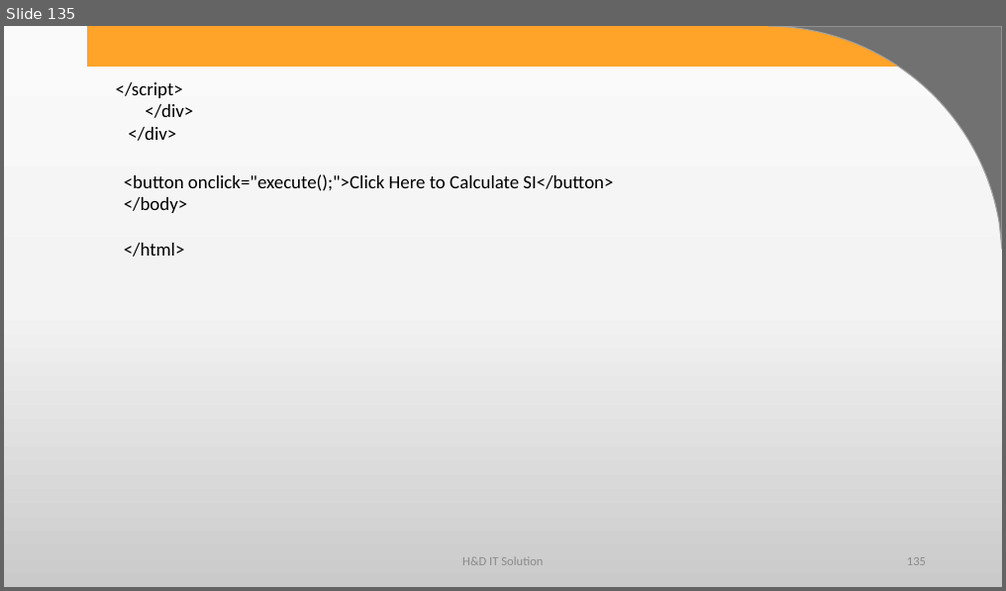
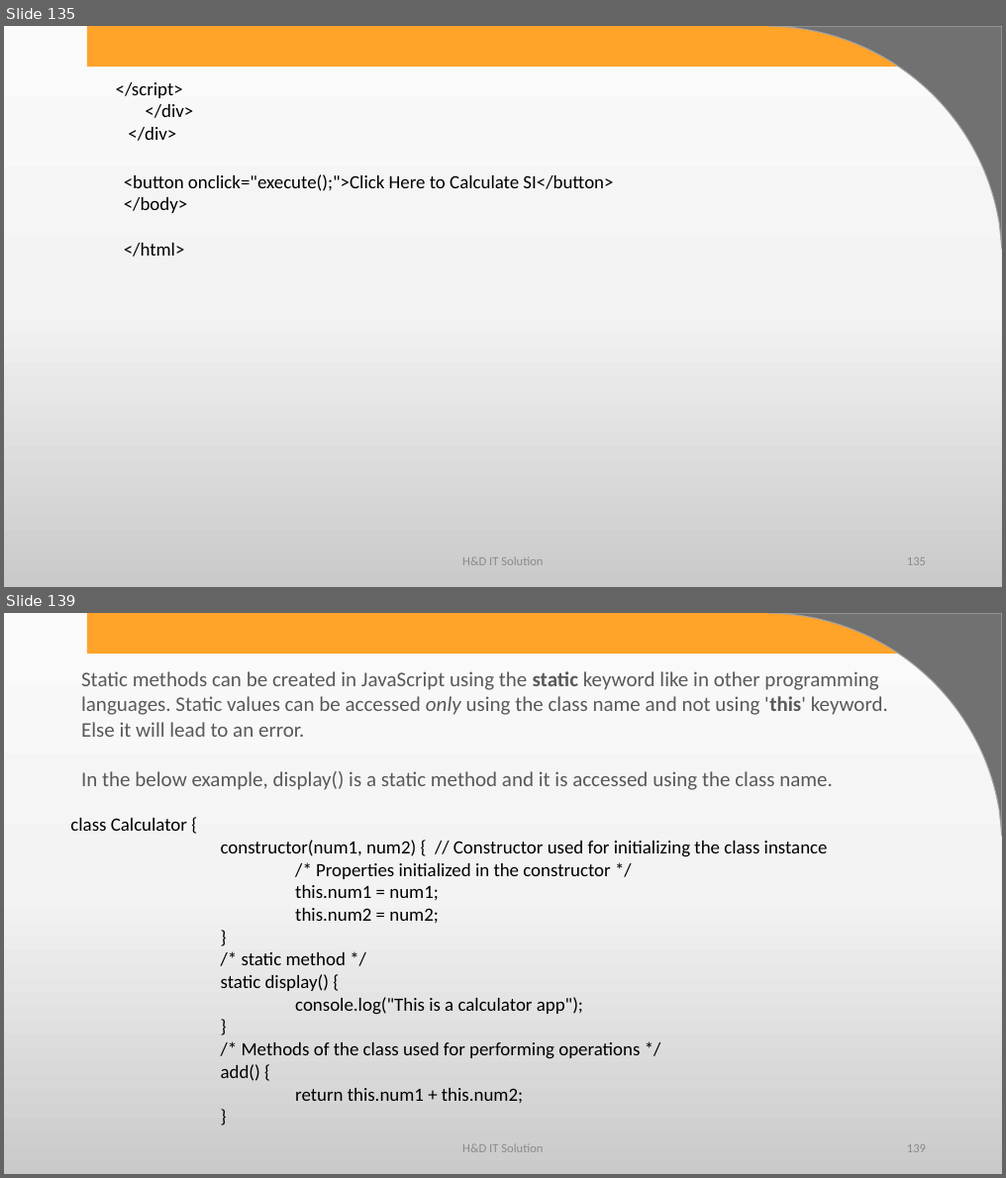
Before and after one commit to harshadasawant/javascript, a slide deck: ppt/JavaScript.pptx. Shown one above the other, each under a label of ours: slide 135 before the commit, slides 135 and 139 after it; the slides between them are not shown. The pictures are 1006x591 and 1006x1178 pixels, drawn with LibreOffice and Linux fonts; fonts in the diff are those of the drawing; background and template pictures are left out. Boxes give left, top, right and bottom in pixels: in the first picture for what was removed or moved away, otherwise in the second. Text is boxed around its words. In the diff, an @@ line names an element or a change of style, - is before the commit and + after.

Commit message:
exception class inheritance objects

```diff
--- a/ppt/JavaScript.pptx
+++ b/ppt/JavaScript.pptx
@@ slide 139 added at (4, 613, 1002, 1174), background gradient #FBFBFB to #F4F4F4 to #CBCBCB; not listed: 2 template elements that a slide beside it also shows @@
@@ text added at (81, 671, 888, 790), 20 pt, text #595959 @@
+Static methods can be created in JavaScript using the static keyword like in other programming languages. Static values can be accessed only using the class name and not using 'this' keyword. Else it will lead to an error.
+In the below example, display() is a static method and it is accessed using the class name.
@@ text added at (70, 818, 828, 1103), 18 pt, text #000000 @@
+class Calculator {
+constructor(num1, num2) { // Constructor used for initializing the class instance
+/* Properties initialized in the constructor */
+this.num1 = num1;
+this.num2 = num2;
+}
+/* static method */
+static display() {
+console.log("This is a calculator app");
+}
+/* Methods of the class used for performing operations */
+add() {
+return this.num1 + this.num2;
+}
@@ text added at (462, 1145, 543, 1153), 12 pt, text #8C8C8C @@
+H&D IT Solution
@@ page number added at (907, 1145, 926, 1153), 12 pt, text #8C8C8C @@
+139
```
Also in this commit, not shown: 34 other slides added, 2 other files.
